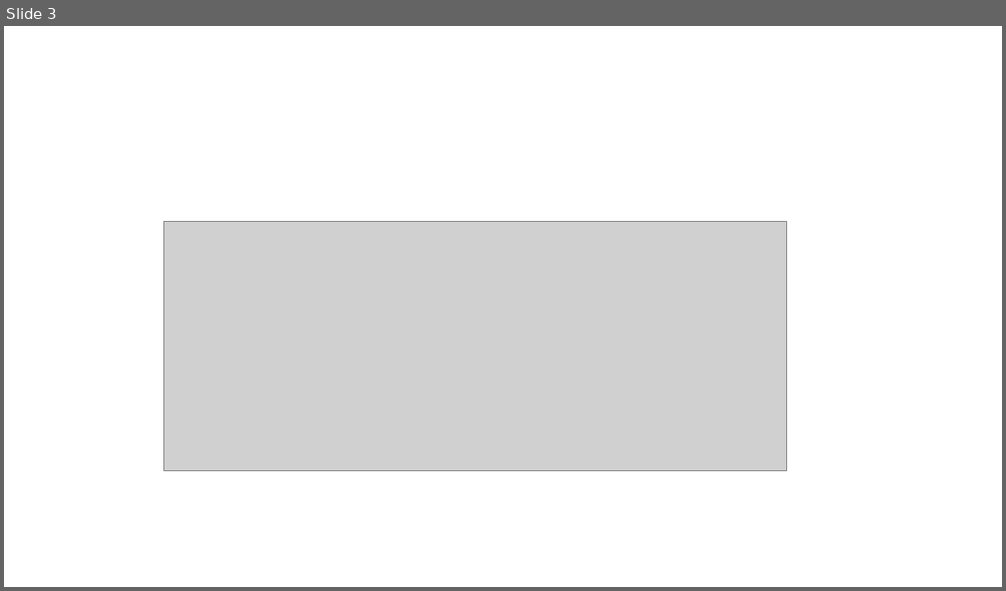
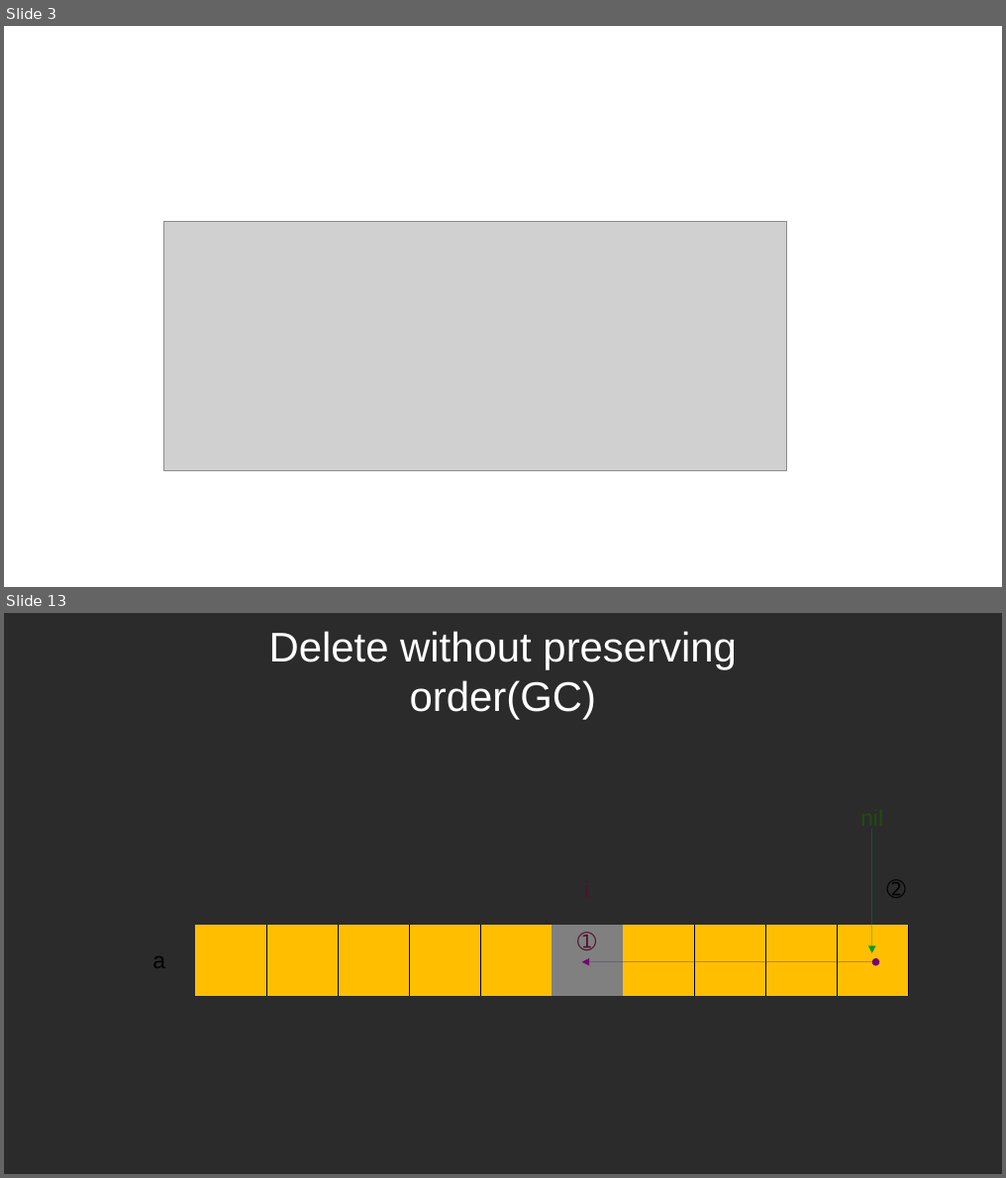
Before and after one commit to oneleo/golang-cht, a slide deck: images/images.odp. Shown one above the other, each under a label of ours: slide 3 before the commit, slides 3 and 13 after it; the slides between them are not shown. The pictures are 1006x591 and 1006x1178 pixels, drawn with LibreOffice and Linux fonts; fonts in the diff are those of the drawing; grey boxes stand for pictures; background and template pictures are left out; a plain dark background stands for a picture behind light text. Boxes give left, top, right and bottom in pixels: in the first picture for what was removed or moved away, otherwise in the second. Text is boxed around its words. In the diff, an @@ line names an element or a change of style, - is before the commit and + after.

```diff
--- a/images/images.odp
+++ b/images/images.odp
@@ slide 13 added at (x1=4, y1=613, x2=1002, y2=1174), background picture (left out) @@
@@ title added at (x1=269, y1=631, x2=737, y2=720), 33 pt, text #FFFFFF @@
+Delete without preserving order(GC)
@@ table added at (x1=124, y1=711, x2=911, y2=1067), 5 rows, 11 columns @@
+ |  |  |  |  |  |  |  |  |  | 
+ |  |  |  |  |  |  |  |  |  | nil
+ |  |  |  |  |  | i |  |  |  | ➁
+a |  |  |  |  |  | ➀ |  |  |  | 
+ |  |  |  |  |  |  |  |  |  | 
@@ arrow added from (872, 829) to (872, 954), #069A2E 0 pt @@
@@ double arrow added from (876, 962) to (582, 962), #780373 0 pt @@
```
Also in this commit, not shown: 10 other slides added.
